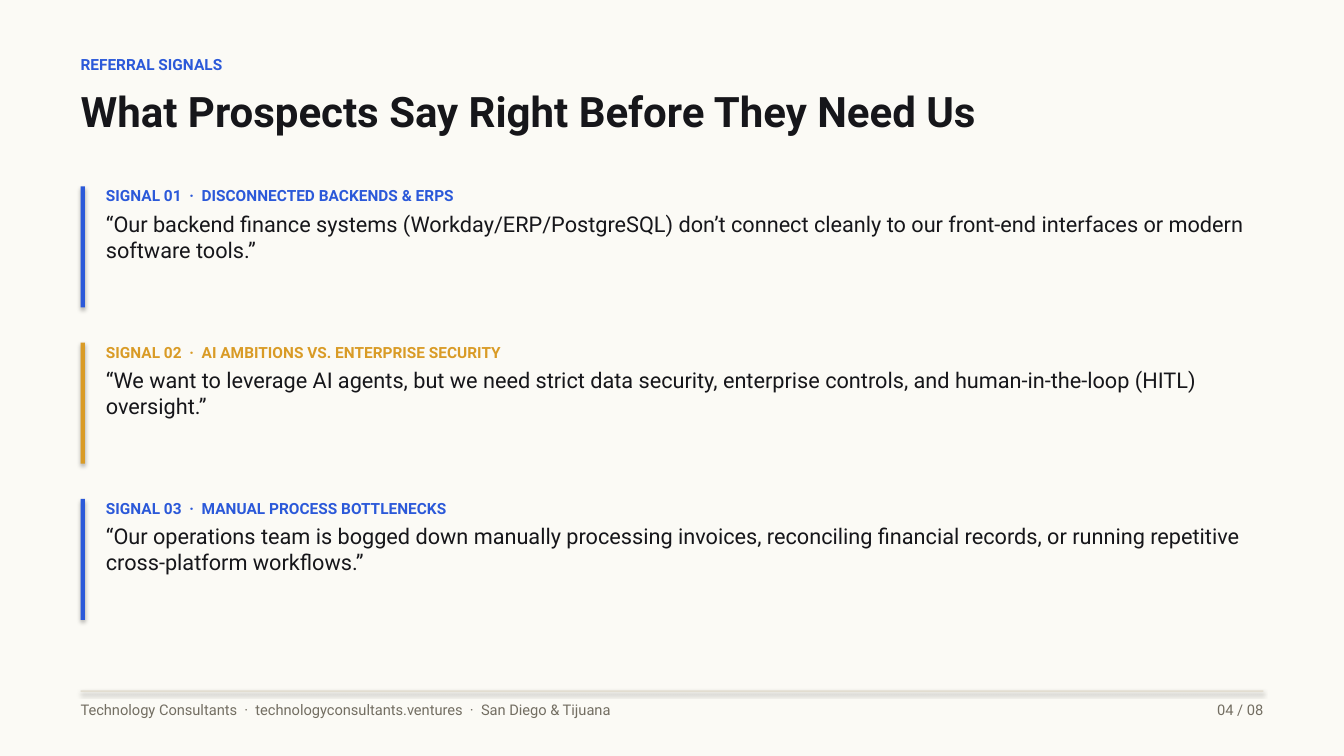
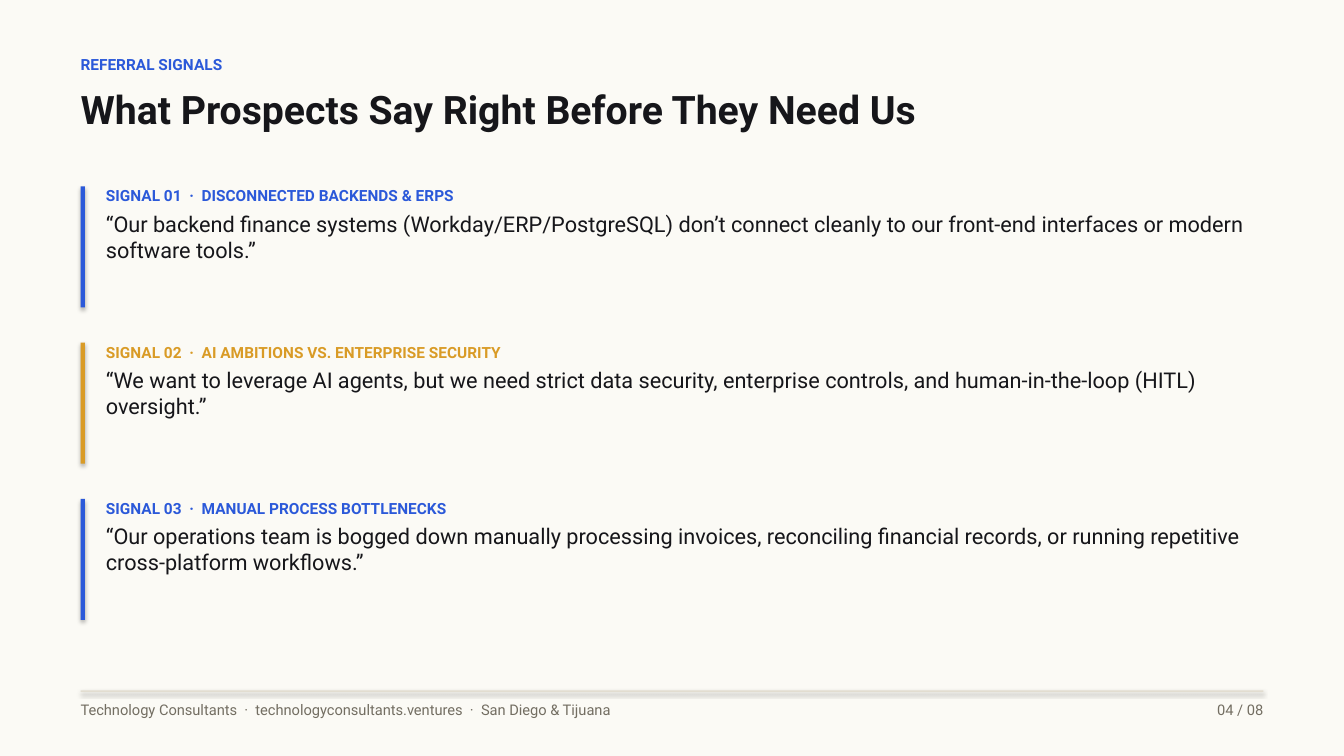
Before and after one commit to rguido198/TechnologyConsultantsVentures, a slide deck: slide 4 of Technology_Consultants_Who_to_Send_My_Way.pptx. Drawn at 1344x756 pixels with LibreOffice and Linux fonts; fonts in the diff are those of the drawing. Boxes give left, top, right and bottom in pixels: in the first picture for what was removed or moved away, otherwise in the second. Text is boxed around its words. In the diff, an @@ line names an element or a change of style, - is before the commit and + after.

```diff
--- a/Technology_Consultants_Who_to_Send_My_Way.pptx
+++ b/Technology_Consultants_Who_to_Send_My_Way.pptx
@@ text "What Prospects Say Right Before ..." at bbox=[81, 94, 916, 133]: size 30 to 28 pt @@
```
Also in this commit, not shown: 7 other slides changed, 1 other file.
